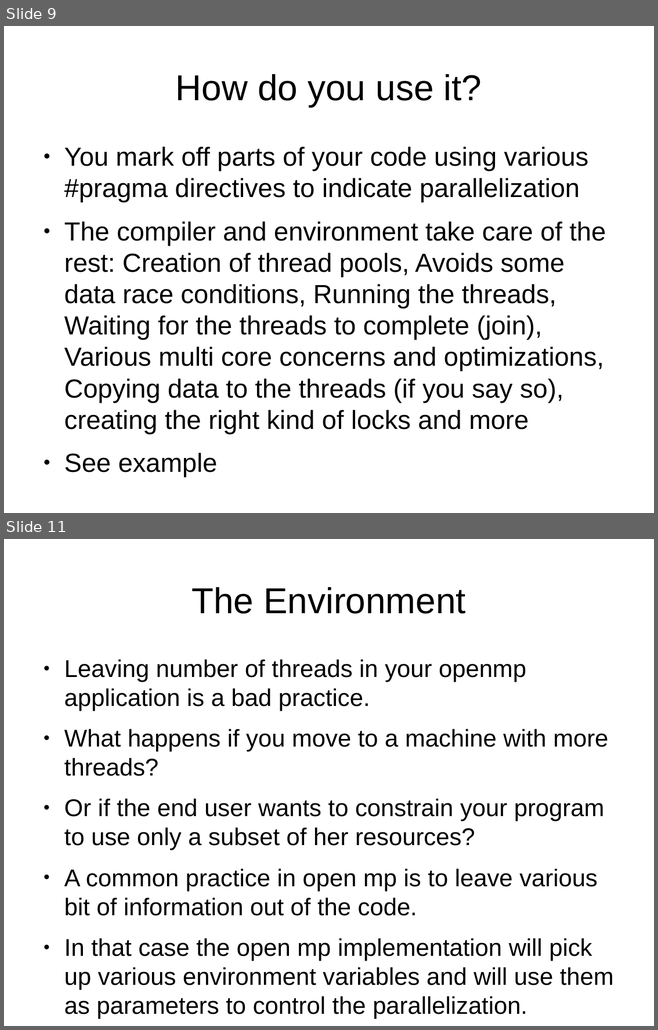
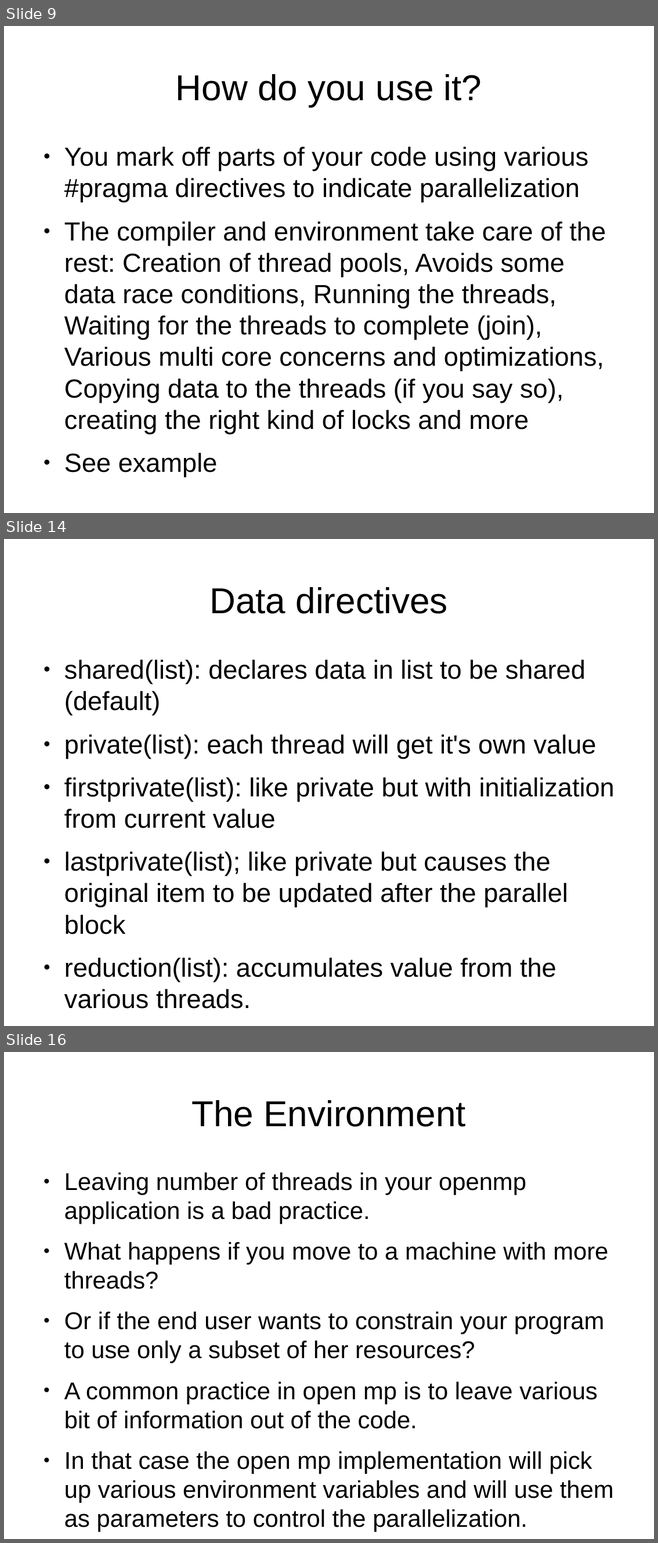
Before and after one commit to veltzer/demos-linux, a slide deck: multi_core/openmp.odp. Shown one above the other, each under a label of ours: slides 9 and 11 before the commit, slides 9, 14 and 16 after it; the slides between them are not shown. The pictures are 658x1030 and 658x1543 pixels, drawn with LibreOffice and Linux fonts; fonts in the diff are those of the drawing. Boxes give left, top, right and bottom in pixels: in the first picture for what was removed or moved away, otherwise in the second. Text is boxed around its words. In the diff, an @@ line names an element or a change of style, - is before the commit and + after.

```diff
--- a/multi_core/openmp.odp
+++ b/multi_core/openmp.odp
@@ slide 14 added at [4, 539, 654, 1026], background #FFFFFF @@
@@ title added at [209, 587, 448, 614], 44 pt, text #000000 @@
+Data directives
@@ text added at [64, 660, 614, 982], 32 pt, text #000000 @@
+● shared(list): declares data in list to be shared (default)
+● private(list): each thread will get it's own value
+● firstprivate(list): like private but with initialization from current value
+● lastprivate(list); like private but causes the original item to be updated after the parallel block
+● reduction(list): accumulates value from the various threads.
@@ what was slide 11 is now slide 16 @@
```
Also in this commit, not shown: 1 slide changed, 9 other slides added, 4 other files.
